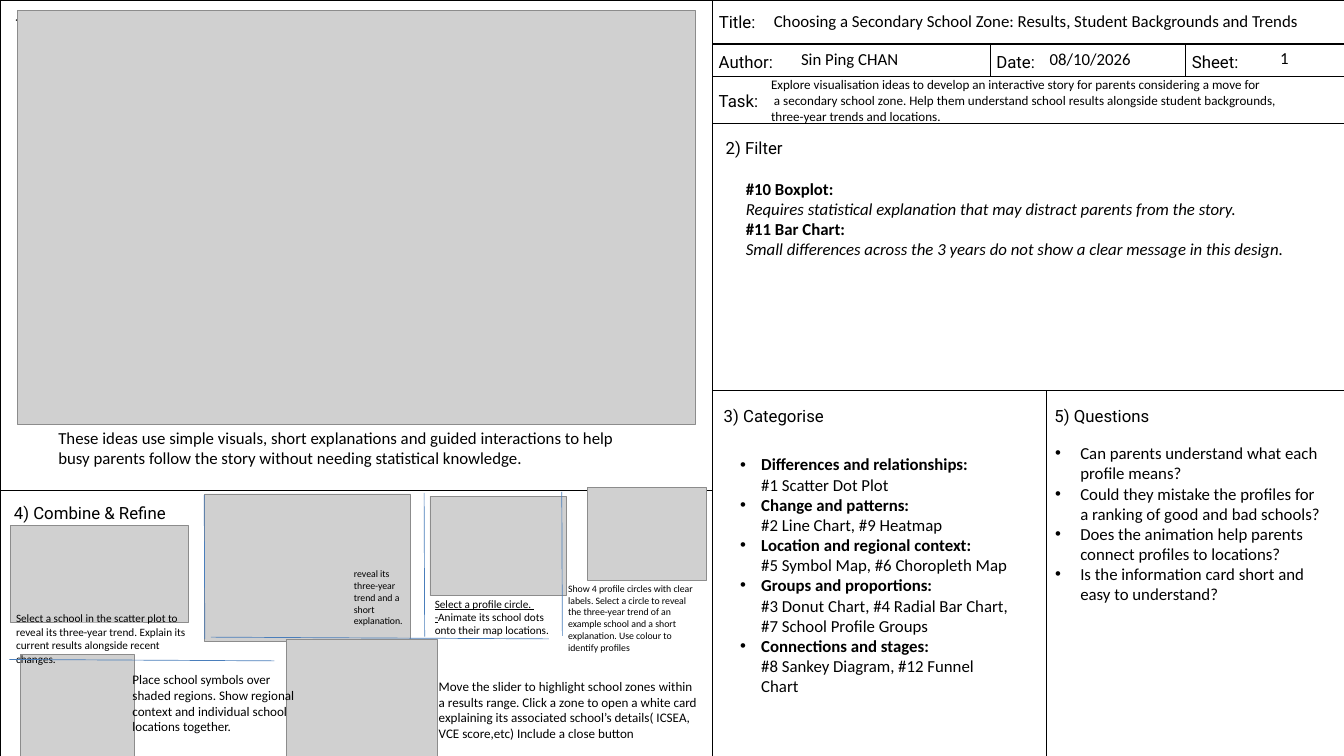
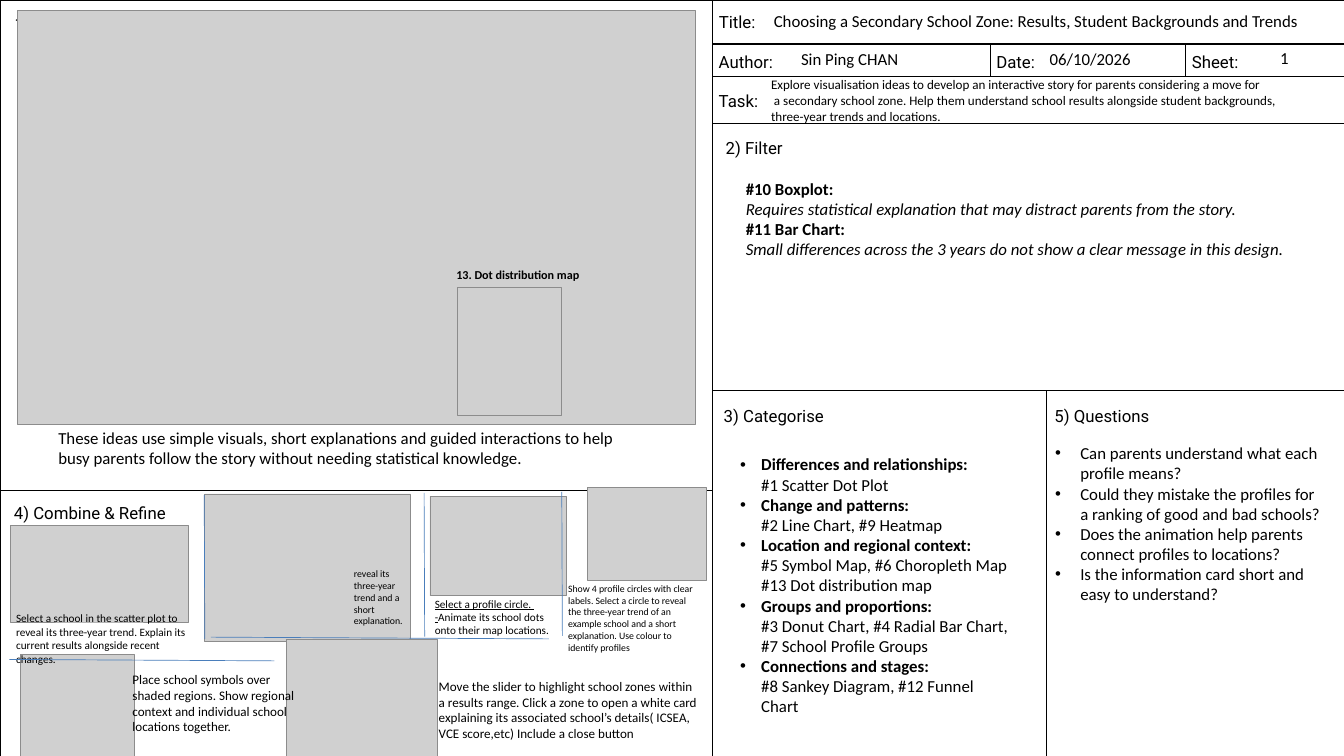
Before and after one commit to 771Sophia/Backup_5147, a slide deck: slide 2 of FIT5147 FDS Slide template.pptx. Drawn at 1344x756 pixels with LibreOffice and Linux fonts; fonts in the diff are those of the drawing; grey boxes stand for pictures. Boxes give left, top, right and bottom in pixels: in the first picture for what was removed or moved away, otherwise in the second. Text is boxed around its words. In the diff, an @@ line names an element or a change of style, - is before the commit and + after.

```diff
--- a/FIT5147 FDS Slide template.pptx
+++ b/FIT5147 FDS Slide template.pptx
@@ text at bbox=[1050, 53, 1131, 66]: text changed @@
-08/10/2026
+06/10/2026
@@ text added at bbox=[456, 270, 579, 281], 13 pt, text #000000, bold @@
+13. Dot distribution map
@@ picture added at bbox=[458, 288, 561, 415] @@
@@ text at bbox=[761, 539, 1007, 594]: text changed; bold off @@
-• Location and regional context:
-  #5 Symbol Map, #6 Choropleth Map
+• Location and regional context:
+  #5 Symbol Map, #6 Choropleth Map
+  #13 Dot distribution map
```
Also in this commit, not shown: 5 other slides changed, 1 other file.
